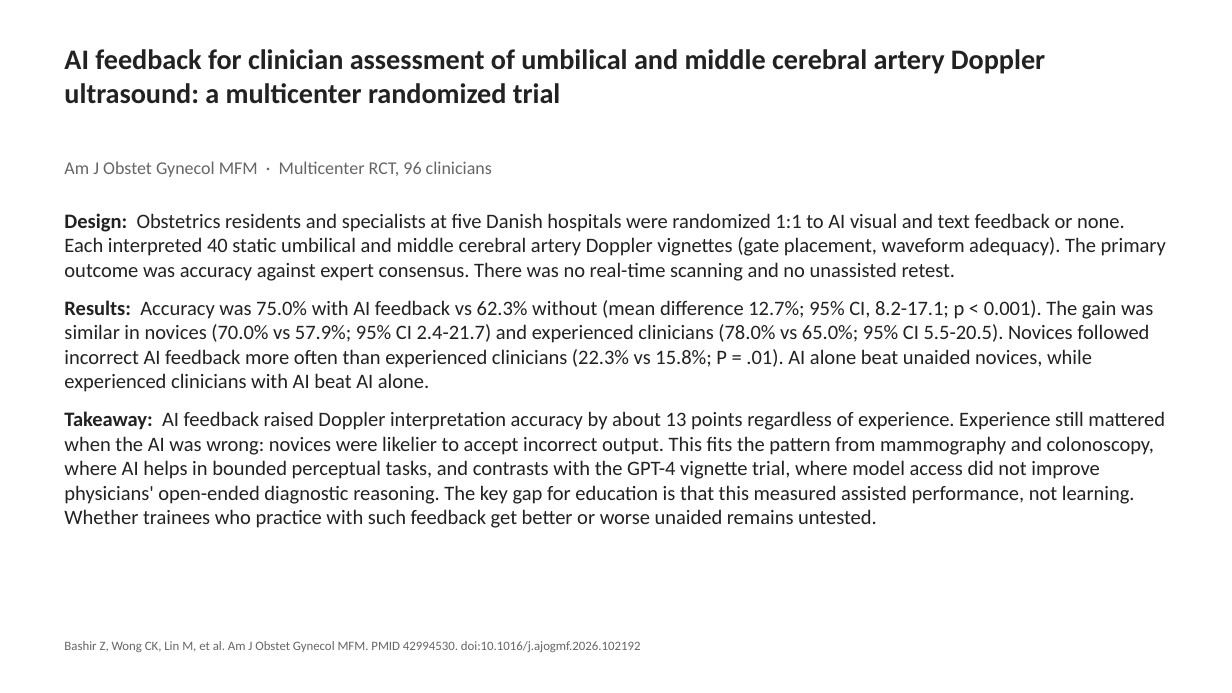
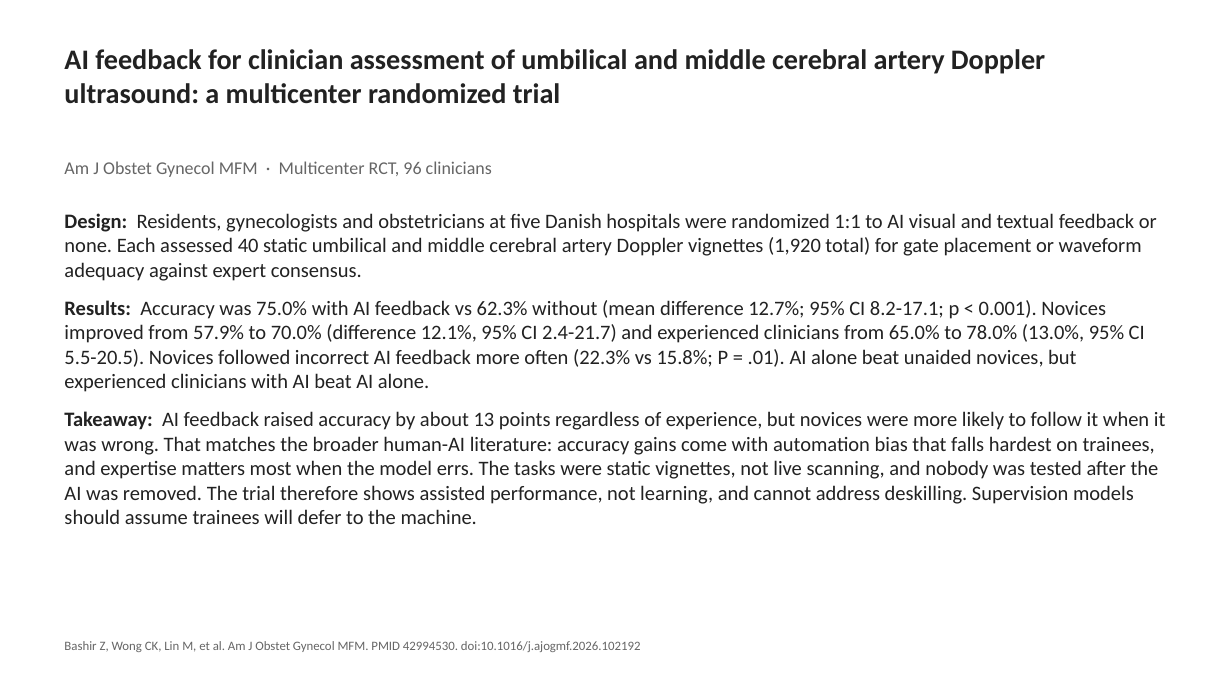
Before and after one commit to baljash-cheema/weekly-lit-review, a slide deck: slide 4 of slides/2026/review-slides-2026-11-11.pptx (slide 3 before the commit). Drawn at 1232x693 pixels with LibreOffice and Linux fonts; fonts in the diff are those of the drawing. Boxes give left, top, right and bottom in pixels: in the first picture for what was removed or moved away, otherwise in the second. Text is boxed around its words. In the diff, an @@ line names an element or a change of style, - is before the commit and + after.

```diff
--- a/slides/2026/review-slides-2026-11-11.pptx
+++ b/slides/2026/review-slides-2026-11-11.pptx
@@ text at bbox=[64, 213, 1166, 524]: text changed @@
-Design: Obstetrics residents and specialists at five Danish hospitals were randomized 1:1 to AI visual and text feedback or none. Each interpreted 40 static umbilical and middle cerebral artery Doppler vignettes (gate placement, waveform adequacy). The primary outcome was accuracy against expert consensus. There was no real-time scanning and no unassisted retest.
-Results: Accuracy was 75.0% with AI feedback vs 62.3% without (mean difference 12.7%; 95% CI, 8.2-17.1; p < 0.001). The gain was similar in novices (70.0% vs 57.9%; 95% CI 2.4-21.7) and experienced clinicians (78.0% vs 65.0%; 95% CI 5.5-20.5). Novices followed incorrect AI feedback more often than experienced clinicians (22.3% vs 15.8%; P = .01). AI alone beat unaided novices, while experienced clinicians with AI beat AI alone.
-Takeaway: AI feedback raised Doppler interpretation accuracy by about 13 points regardless of experience. Experience still mattered when the AI was wrong: novices were likelier to accept incorrect output. This fits the pattern from mammography and colonoscopy, where AI helps in bounded perceptual tasks, and contrasts with the GPT-4 vignette trial, where model access did not improve physicians' open-ended diagnostic reasoning. The key gap for education is that this measured assisted performance, not learning. Whether trainees who practice with such feedback get better or worse unaided remains untested.
+Design: Residents, gynecologists and obstetricians at five Danish hospitals were randomized 1:1 to AI visual and textual feedback or none. Each assessed 40 static umbilical and middle cerebral artery Doppler vignettes (1,920 total) for gate placement or waveform adequacy against expert consensus.
+Results: Accuracy was 75.0% with AI feedback vs 62.3% without (mean difference 12.7%; 95% CI 8.2-17.1; p < 0.001). Novices improved from 57.9% to 70.0% (difference 12.1%, 95% CI 2.4-21.7) and experienced clinicians from 65.0% to 78.0% (13.0%, 95% CI 5.5-20.5). Novices followed incorrect AI feedback more often (22.3% vs 15.8%; P = .01). AI alone beat unaided novices, but experienced clinicians with AI beat AI alone.
+Takeaway: AI feedback raised accuracy by about 13 points regardless of experience, but novices were more likely to follow it when it was wrong. That matches the broader human-AI literature: accuracy gains come with automation bias that falls hardest on trainees, and expertise matters most when the model errs. The tasks were static vignettes, not live scanning, and nobody was tested after the AI was removed. The trial therefore shows assisted performance, not learning, and cannot address deskilling. Supervision models should assume trainees will defer to the machine.
```
Also in this commit, not shown: 2 other slides changed, 1 slide added, 1 other file.
